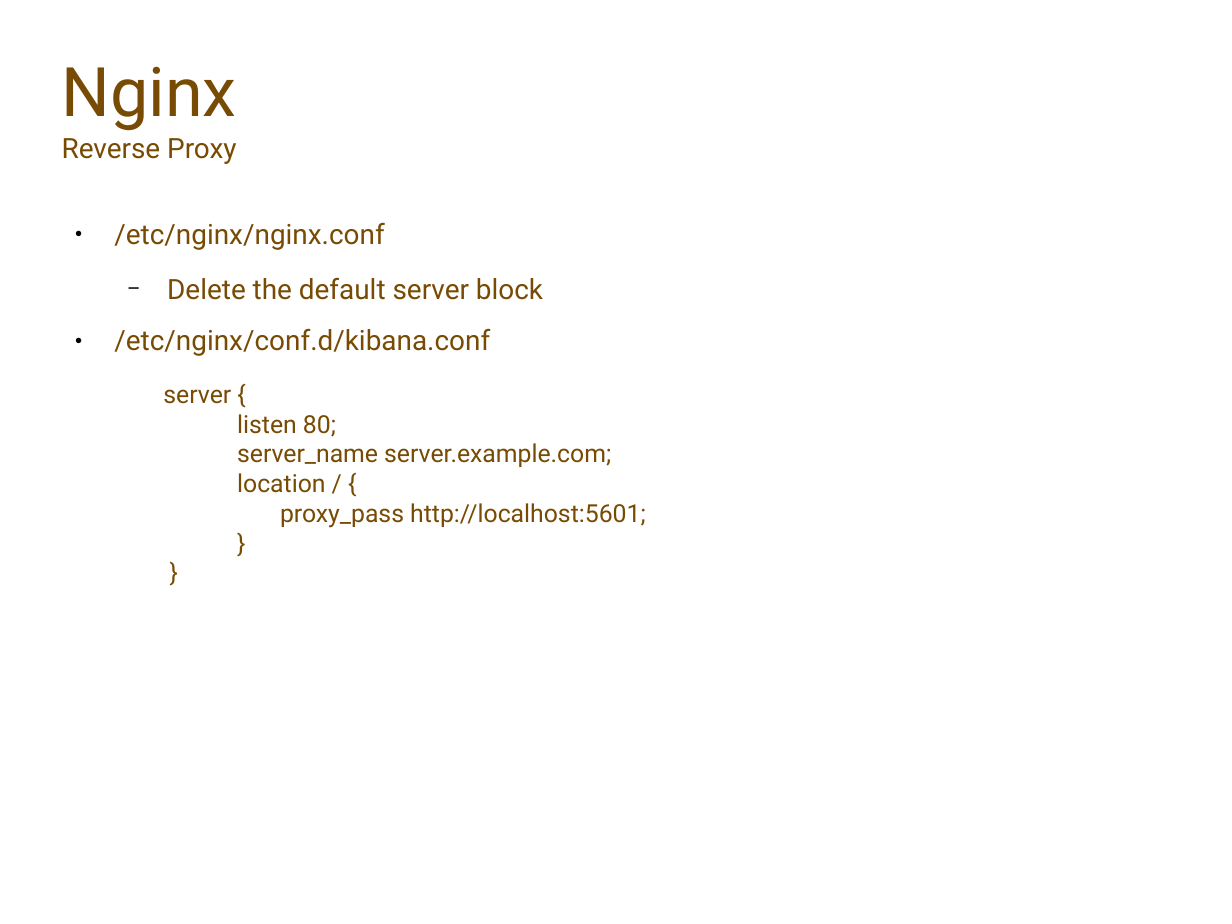
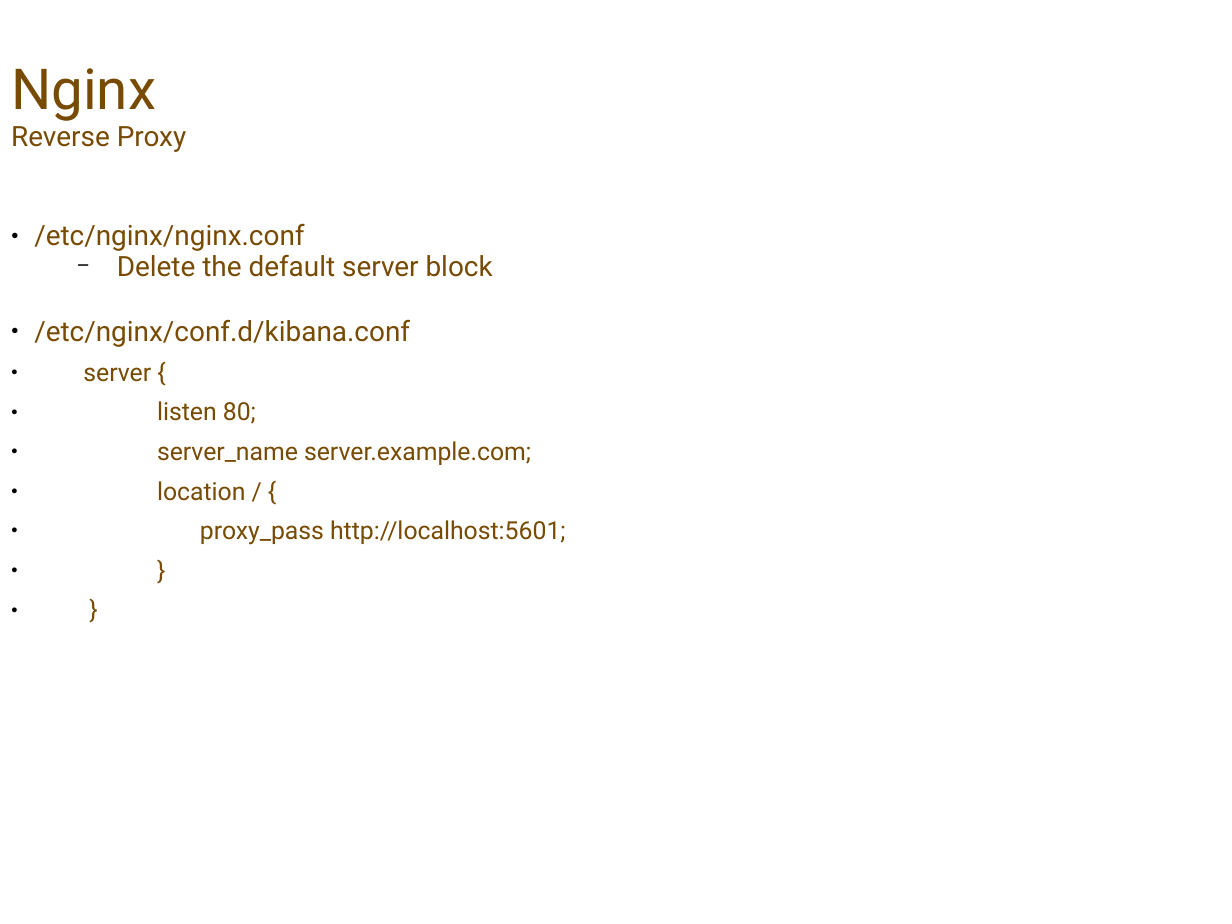
Before and after one commit to justmeandopensource/elk, a slide deck: slide 5 of ELK-Stack.odp. Drawn at 1232x924 pixels with LibreOffice and Linux fonts; fonts in the diff are those of the drawing; background and template pictures are left out. Boxes give left, top, right and bottom in pixels: in the first picture for what was removed or moved away, otherwise in the second. Text is boxed around its words. In the diff, an @@ line names an element or a change of style, - is before the commit and + after.

```diff
--- a/ELK-Stack.odp
+++ b/ELK-Stack.odp
@@ title "Nginx Reverse Proxy": place and size @@
-title "Nginx Reverse Proxy" at [62, 66, 237, 164]
+title "Nginx Reverse Proxy" at [11, 68, 187, 152]
@@ title "Nginx Reverse Proxy" at [11, 68, 187, 152]: size 44 to 36.4 pt in "Nginx"; line spacing 1 to 0.9 @@
@@ text "/etc/nginx/nginx.conf": place and size @@
-text "/etc/nginx/nginx.conf" at [114, 222, 646, 528]
+text "/etc/nginx/nginx.conf" at [34, 223, 566, 545]
@@ text "/etc/nginx/nginx.conf" at [34, 223, 566, 545]: indent changed; line spacing 1 to 0.9; less space between paragraphs; more space between paragraphs; bullet none to ● @@
```
Also in this commit, not shown: 8 other slides changed, 1 other file.
